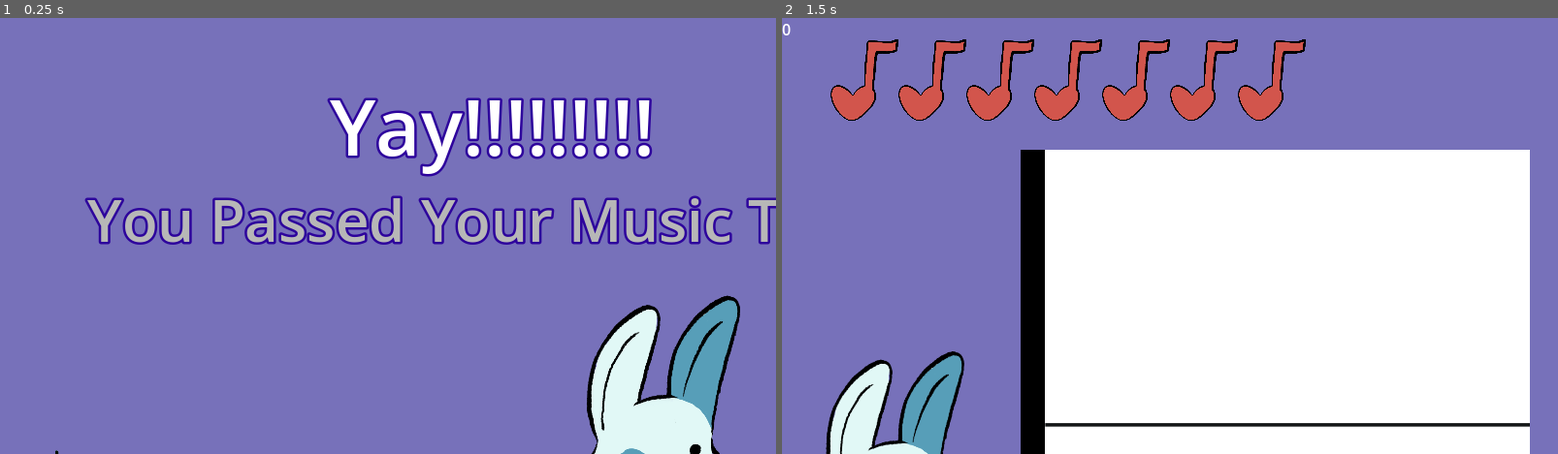
Above: before the commit, frames 1-2 (left to right).
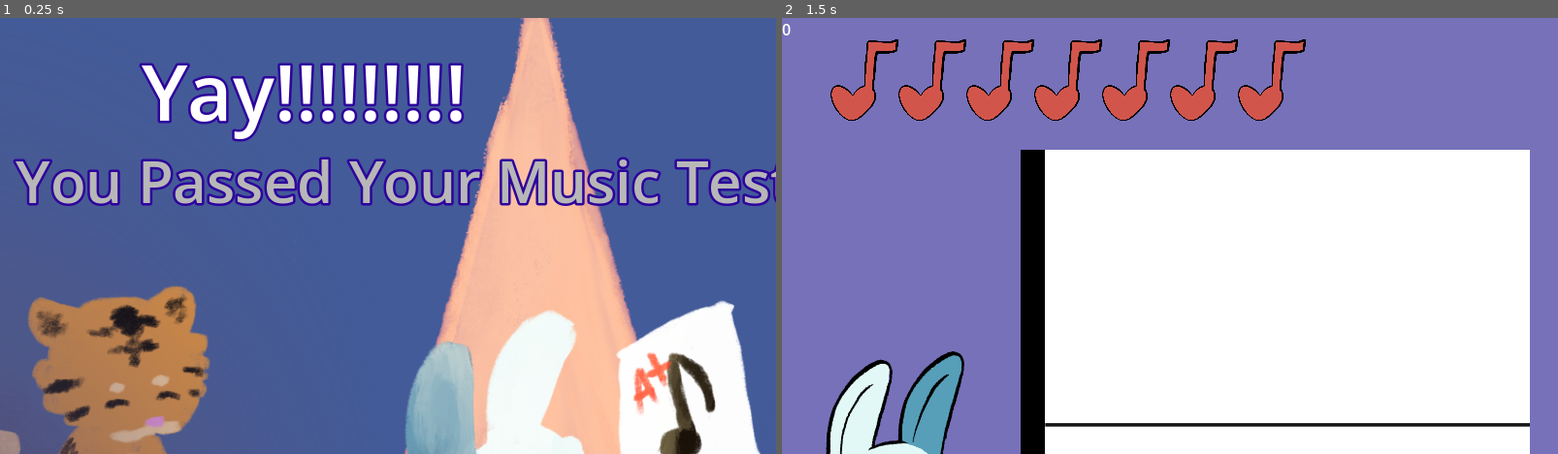
Above: after the commit, the same moments.

Repository: TuxieNight/GameDesignProject2
Game: Godot game, scene res://Scenes/Victory.tscn
Same seed, same stepped clock (60 frames per second), same inputs: the game is played once before the commit and once after it. This scene is started directly instead of the project's main scene.
Inputs:
- Up to frame 1 (0.25 s): no input
- Up to frame 2 (1.5 s): tap Enter at 0.5 s; tap Space (left) at 1.25 s; hold Space (left) from 1.28 s (still down)

The runs differ from the first frame. In frame 1, 99% of the frame differs, in the area x 0-100%, y 0-100%; in frame 2, nothing differs.

Commit message:
Added victory art

Diff:
--- a/Scenes/Menu.tscn
+++ b/Scenes/Menu.tscn
@@ -9,15 +9,14 @@
 script = ExtResource("1")
 
 [node name="Info" type="Label" parent="." unique_id=232482931]
-visible = false
-offset_left = 246.0
-offset_top = 179.0
-offset_right = 1925.0
-offset_bottom = 384.0
+offset_left = 38.0
+offset_top = 583.0
+offset_right = 1717.0
+offset_bottom = 788.0
 theme_override_colors/font_color = Color(0.7162962, 0.7162962, 0.7162962, 1)
 theme_override_colors/font_outline_color = Color(0.17842078, 0.013227871, 0.61232275, 1)
 theme_override_constants/outline_size = 10
-theme_override_font_sizes/font_size = 60
+theme_override_font_sizes/font_size = 45
 text = "Press Spacebar to Start"
 
 [node name="Title" type="Label" parent="." unique_id=106698575]
@@ -58,6 +57,7 @@
 script = null
 
 [node name="Background" type="Sprite2D" parent="." unique_id=154708344]
+z_index = -1
 position = Vector2(576, 326)
 scale = Vector2(0.95, 0.95)
 texture = ExtResource("4_s2c3o")
--- a/Scenes/Song1.tscn
+++ b/Scenes/Song1.tscn
@@ -7,3 +7,6 @@
 [node name="Game" parent="." unique_id=897590322 instance=ExtResource("1_1u6hh")]
 chart_path = "res://Charts/lambSong.json"
 next_scene_path = "uid://bu28shk7qoqqd"
+
+[editable path="Game"]
+[editable path="Game/PlayableSheet"]
--- a/Scenes/Victory.tscn
+++ b/Scenes/Victory.tscn
@@ -1,17 +1,18 @@
 [gd_scene format=3 uid="uid://byer4aqjtaahi"]
 
-[ext_resource type="Script" uid="uid://dvxb70vpm01pv" path="res://Scenes/Victory.gd" id="1_13fhg"]
+[ext_resource type="Script" uid="uid://dvxb70vpm01pv" path="res://Scripts/Victory.gd" id="1_13fhg"]
 [ext_resource type="PackedScene" uid="uid://cnb2nbepksohy" path="res://Scenes/Note.tscn" id="2_f6307"]
 [ext_resource type="PackedScene" uid="uid://biu6vahw6bwla" path="res://Scenes/Player.tscn" id="3_ebubv"]
+[ext_resource type="Texture2D" uid="uid://np4n33vg5od4" path="res://Sprites/ourArt/successScreen.webp" id="4_f6307"]
 
 [node name="Victory" type="Node2D" unique_id=805953146]
 script = ExtResource("1_13fhg")
 
 [node name="Info" type="Label" parent="." unique_id=232482931]
-offset_left = 90.0
-offset_top = 166.0
-offset_right = 1769.0
-offset_bottom = 371.0
+offset_left = 16.0
+offset_top = 126.0
+offset_right = 1695.0
+offset_bottom = 331.0
 theme_override_colors/font_color = Color(0.7162962, 0.7162962, 0.7162962, 1)
 theme_override_colors/font_outline_color = Color(0.17842078, 0.013227871, 0.61232275, 1)
 theme_override_constants/outline_size = 10
@@ -19,32 +20,43 @@
 text = "You Passed Your Music Test!"
 
 [node name="Title" type="Label" parent="." unique_id=106698575]
-offset_left = 340.0
-offset_top = 56.0
-offset_right = 2019.0
-offset_bottom = 261.0
+offset_left = 146.0
+offset_top = 20.0
+offset_right = 1825.0
+offset_bottom = 225.0
 theme_override_colors/font_outline_color = Color(0.17842078, 0.013227871, 0.61232275, 1)
 theme_override_constants/outline_size = 10
 theme_override_font_sizes/font_size = 80
 text = "Yay!!!!!!!!!"
 
 [node name="Note" parent="." unique_id=974388935 instance=ExtResource("2_f6307")]
+visible = false
 position = Vector2(147, 576)
 script = null
 
 [node name="Note2" parent="." unique_id=606327908 instance=ExtResource("2_f6307")]
+visible = false
 position = Vector2(46, 481)
 script = null
 
 [node name="Note3" parent="." unique_id=644432472 instance=ExtResource("2_f6307")]
+visible = false
 position = Vector2(1025, 49)
 script = null
 
 [node name="Note4" parent="." unique_id=320232173 instance=ExtResource("2_f6307")]
+visible = false
 position = Vector2(1102, 100)
 script = null
 
 [node name="Player" parent="." unique_id=560582400 instance=ExtResource("3_ebubv")]
+visible = false
 position = Vector2(721, 451)
 scale = Vector2(0.5, 0.5)
 script = null
+
+[node name="Background" type="Sprite2D" parent="." unique_id=1260158692]
+z_index = -1
+position = Vector2(577.00006, 325)
+scale = Vector2(0.95, 0.95)
+texture = ExtResource("4_f6307")
Renamed: Scenes/Victory.gd -> Scripts/Victory.gd
Renamed: Scenes/Victory.gd.uid -> Scripts/Victory.gd.uid
Binary file added: Sprites/ourArt/successScreen.webp
Not shown, added: Sprites/ourArt/successScreen.webp.import
